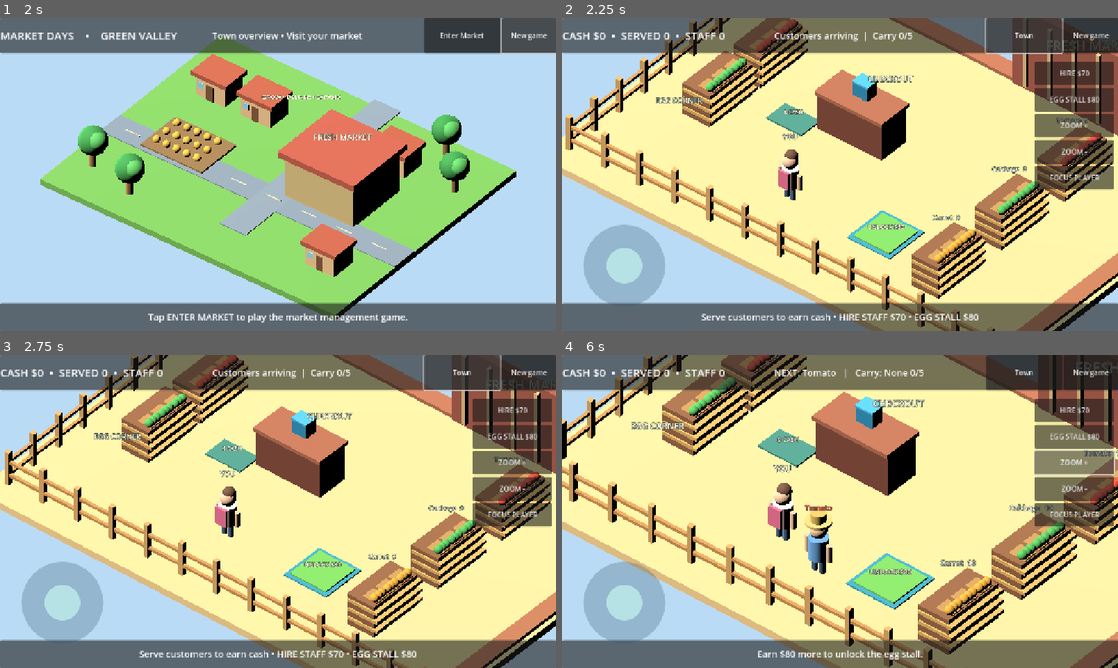
Above: before the commit, frames 1-4 (two rows, left to right).
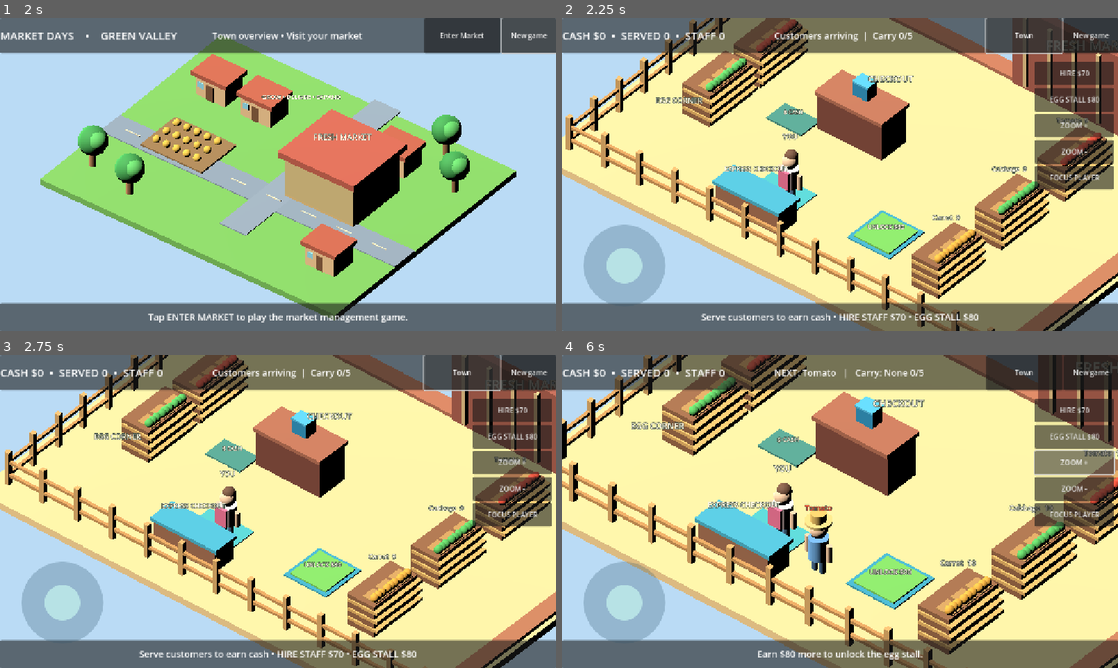
Above: after the commit, the same moments.

Repository: challaharshavardhan/BusinessWorld
Game: Godot game, scene res://main.tscn
Same seed, same stepped clock (60 frames per second), same inputs: the game is played once before the commit and once after it.
Inputs:
- Up to frame 1 (2 s): click "New game" at 0.5 s; click "New game" at 1.25 s
- Up to frame 2 (2.25 s): click "Enter Market" at 2 s
- Up to frame 3 (2.75 s): no input
- Up to frame 4 (6 s): click "Town" at 2.75 s; click "Enter Market" at 3.5 s; click "HIRE $70" at 4.25 s; click "EGG STALL $80" at 5 s; click "ZOOM +" at 5.75 s

Frame 1 is identical in both runs. In frame 2, 2.1% of the frame differs, in the area x 27-46%, y 46-70%; in frame 3, 2.1%; in frame 4, 2.7%, in the area x 23-45%, y 46-72%.

Commit message:
Add interactive express order checkout at the market foreground

Diff:
--- a/scripts/market_days.gd
+++ b/scripts/market_days.gd
@@ -235,6 +235,11 @@
     _box(market_root, Vector3(-2.3, 1.84, -0.9), Vector3(3.45, 0.18, 1.77), Color("#b26a4c"))
     _box(market_root, Vector3(-2.3, 2.25, -1.1), Vector3(0.75, 0.7, 0.6), Color("#278fb8"))
     _box(market_root, Vector3(-2.3, 2.61, -1.1), Vector3(0.8, 0.08, 0.65), Color("#51badd"))
+    # Front express checkout: a second playable station in the foreground.
+    _box(market_root, Vector3(-2.4, 0.55, 5.65), Vector3(3.2, 1.05, 1.15), Color("#9f6847"))
+    _box(market_root, Vector3(-2.4, 1.15, 5.65), Vector3(3.4, 0.16, 1.35), Color("#45adc1"))
+    _box(market_root, Vector3(-2.4, 0.04, 4.0), Vector3(2.3, 0.05, 1.5), Color("#49b9b8"))
+    _text3d(market_root, Vector3(-2.4, 2.3, 5.65), "EXPRESS CHECKOUT", 33)
     _box(market_root, Vector3(-5.0, 0.05, 0.1), Vector3(1.8, 0.07, 1.2), Color("#49917f"))
     _text3d(market_root, Vector3(-5.0, 0.45, 0.1), "$ CASH", 28)
     _box(market_root, Vector3(2.5, 0.035, 3.5), Vector3(2.2, 0.06, 2.2), Color("#389fb4"))
@@ -591,7 +596,9 @@
                 _update_shelf_labels()
                 _save_game()
                 return
-    if carry_count > 0 and player.position.distance_to(Vector3(-2.3, 0, 0.55)) < 2.0 and customer_queue.size() > 0:
+    var at_main_checkout := player.position.distance_to(Vector3(-2.3, 0, 0.55)) < 2.0
+    var at_express_checkout := player.position.distance_to(Vector3(-2.4, 0, 4.0)) < 1.9
+    if carry_count > 0 and (at_main_checkout or at_express_checkout) and customer_queue.size() > 0:
         var kind: int = int(customer_queue[0]["kind"])
         if kind == carry_type:
             var customer: Node3D = customer_queue[0]["node"]
